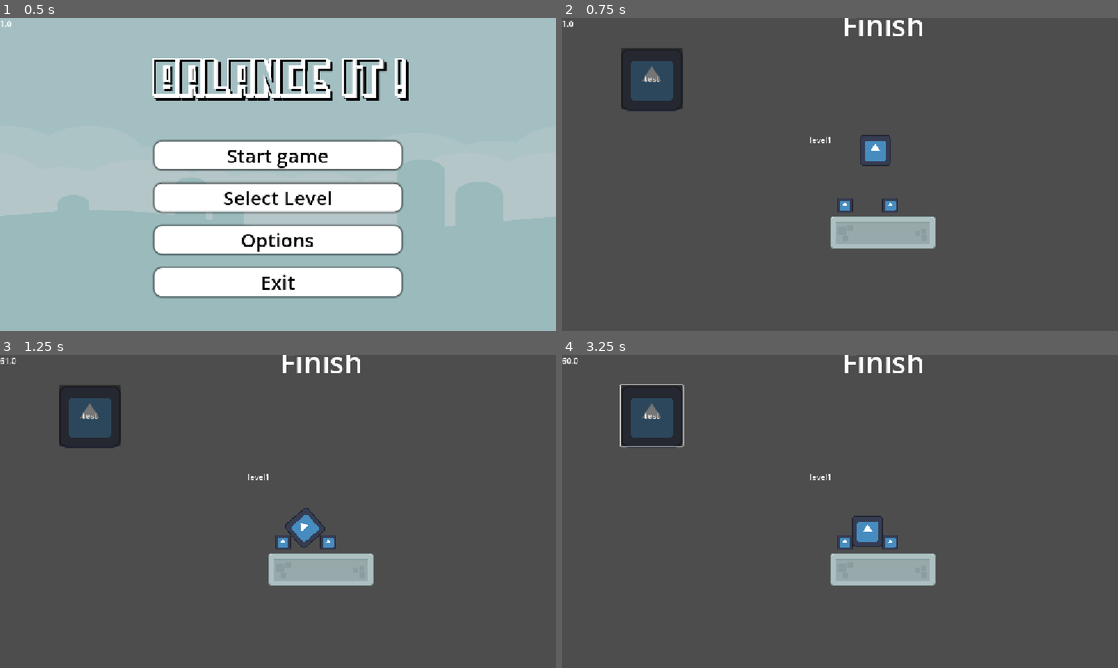
Above: before the commit, frames 1-4 (two rows, left to right).
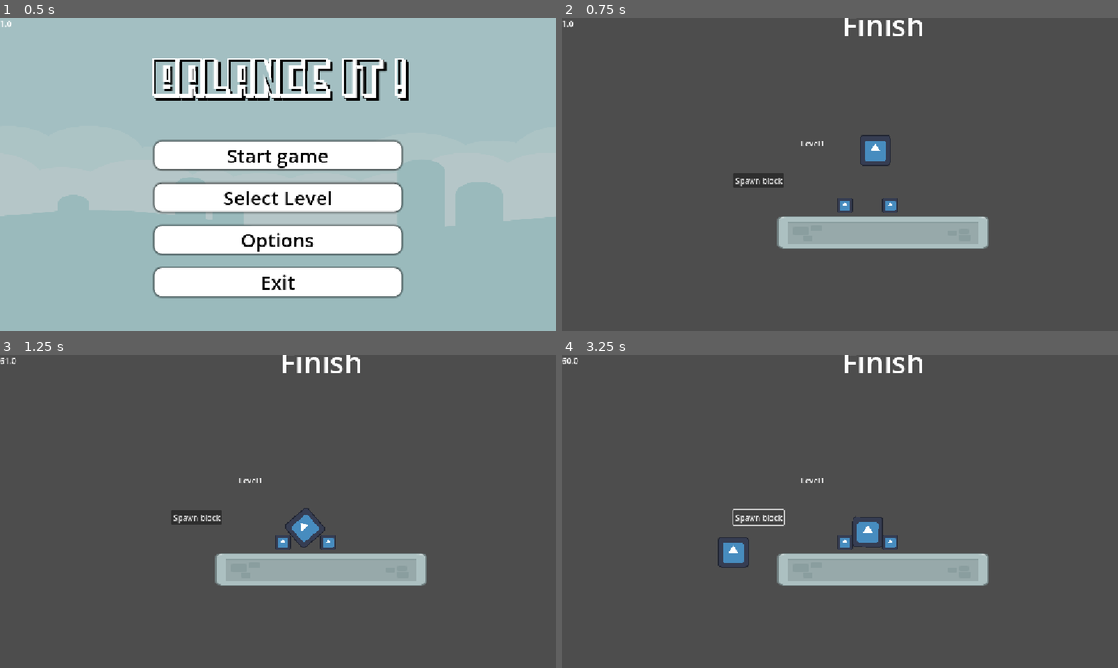
Above: after the commit, the same moments.

Repository: AmirLev426/Balance-It
Game: Godot game, scene res://scenes/main_menu.tscn
Same seed, same stepped clock (60 frames per second), same inputs: the game is played once before the commit and once after it. The engine's default icon, where the game draws it, is replaced by a stand-in: a white triangle on a blue panel in a dark square.
Inputs (mouse positions are in pixels of both pictures, inside the frame that each line leads up to; where the layout moved, square brackets give the same spot in the first picture):
- Up to frame 1 (0.5 s): no input
- Up to frame 2 (0.75 s): click "Start game" at 0.5 s
- Up to frame 3 (1.25 s): no input
- Up to frame 4 (3.25 s): click (867, 527) at 1.25 s; click (867, 530) [650, 414] at 2 s; click (756, 517) at 2.75 s, where only the run after the commit has a clickable "Spawn block"

Frame 1 is identical in both runs. In frame 2, 4.7% of the frame differs, in the area x 10-77%, y 9-74%; in frame 3, 4.7%; in frame 4, 5.0%.

Commit message:
Spawner
- Added a spawner

Diff:
--- a/project.godot
+++ b/project.godot
@@ -31,7 +31,7 @@
 
 [input]
 
-nb={
+mb={
 "deadzone": 0.2,
 "events": [Object(InputEventMouseButton,"resource_local_to_scene":false,"resource_name":"","device":-1,"window_id":0,"a …(253 unchanged characters)…
 ]
--- a/scenes/level_1.tscn
+++ b/scenes/level_1.tscn
@@ -1,14 +1,13 @@
-[gd_scene load_steps=10 format=3 uid="uid://6w47kqrsmhon"]
+[gd_scene load_steps=9 format=3 uid="uid://6w47kqrsmhon"]
 
 [ext_resource type="Script" uid="uid://cenxc21n1a3ro" path="res://scripts/level_1.gd" id="1_6sh32"]
 [ext_resource type="PackedScene" uid="uid://dssb1hu8qvte6" path="res://scenes/pause_menu.tscn" id="2_ejswk"]
 [ext_resource type="Texture2D" uid="uid://6w71fh3mc2ij" path="res://assets/kenney_physics-assets/PNG/Stone elements/elementStone013.png" id="3_bbk5w"]
 [ext_resource type="Texture2D" uid="uid://c1r02n1m56ead" path="res://assets/icon.svg" id="4_conm7"]
 [ext_resource type="PackedScene" uid="uid://bv4st2ckwqv5o" path="res://scenes/movable_block.tscn" id="5_d3jkd"]
-[ext_resource type="Script" uid="uid://bxmd3qlh8k58g" path="res://scripts/spawner.gd" id="6_u3awl"]
 
 [sub_resource type="RectangleShape2D" id="RectangleShape2D_fc0e3"]
-size = Vector2(220, 70)
+size = Vector2(439, 70)
 
 [sub_resource type="RectangleShape2D" id="RectangleShape2D_feb5d"]
 size = Vector2(32, 32)
@@ -31,11 +30,12 @@
 position = Vector2(0, 71)
 
 [node name="CollisionShape2D" type="CollisionShape2D" parent="Floor"]
-position = Vector2(0, 34)
+position = Vector2(-0.5, 34)
 shape = SubResource("RectangleShape2D_fc0e3")
 
 [node name="Sprite2D" type="Sprite2D" parent="Floor"]
 position = Vector2(0, 34)
+scale = Vector2(2, 1)
 texture = ExtResource("3_bbk5w")
 
 [node name="StaticBlock" type="StaticBody2D" parent="."]
@@ -63,30 +63,6 @@
 [node name="MovableBlock" parent="." instance=ExtResource("5_d3jkd")]
 position = Vector2(-16, -77)
 
-[node name="Spawner" type="Sprite2D" parent="."]
-position = Vector2(-479, -211)
-texture = ExtResource("4_conm7")
-script = ExtResource("6_u3awl")
-
-[node name="Button" type="Button" parent="Spawner"]
-anchors_preset = -1
-anchor_left = -0.5
-anchor_top = -0.515625
-anchor_right = 0.4375
-anchor_bottom = 0.4140625
-offset_right = 8.0
-offset_bottom = 8.0
-theme_override_colors/font_hover_color = Color(0, 0.9490196, 0.9490196, 1)
-text = "test"
-metadata/_edit_use_anchors_ = true
-
-[node name="Level1" type="Label" parent="."]
-offset_left = -152.0
-offset_top = -98.0
-offset_right = -106.0
-offset_bottom = -75.0
-text = "level1"
-
 [node name="Area2D" type="Area2D" parent="."]
 
 [node name="Finish" type="Label" parent="Area2D"]
@@ -105,5 +81,20 @@
 rotation = 3.1415927
 shape = SubResource("WorldBoundaryShape2D_6sh32")
 
-[connection signal="pressed" from="Spawner/Button" to="Spawner" method="_on_button_pressed"]
+[node name="spawner" type="Button" parent="."]
+offset_left = -310.0
+offset_top = -18.0
+offset_right = -205.0
+offset_bottom = 13.0
+text = "Spawn block"
+metadata/_edit_use_anchors_ = true
+
+[node name="Level1" type="Label" parent="."]
+offset_left = -171.0
+offset_top = -91.0
+offset_right = -121.0
+offset_bottom = -68.0
+text = "Level1"
+
 [connection signal="body_entered" from="Area2D" to="." method="_on_area_2d_body_entered"]
+[connection signal="pressed" from="spawner" to="." method="_on_spawner_pressed"]
--- a/scenes/level_2.tscn
+++ b/scenes/level_2.tscn
@@ -1,11 +1,10 @@
-[gd_scene load_steps=10 format=3 uid="uid://pmpahgb3yp6p"]
+[gd_scene load_steps=9 format=3 uid="uid://pmpahgb3yp6p"]
 
 [ext_resource type="Script" uid="uid://b0tag5v835prf" path="res://scripts/level_2.gd" id="1_eqxsl"]
 [ext_resource type="PackedScene" uid="uid://bv4st2ckwqv5o" path="res://scenes/movable_block.tscn" id="1_pbc48"]
 [ext_resource type="Texture2D" uid="uid://c1r02n1m56ead" path="res://assets/icon.svg" id="2_eqxsl"]
 [ext_resource type="PackedScene" uid="uid://dssb1hu8qvte6" path="res://scenes/pause_menu.tscn" id="2_y0kc7"]
 [ext_resource type="Texture2D" uid="uid://6w71fh3mc2ij" path="res://assets/kenney_physics-assets/PNG/Stone elements/elementStone013.png" id="3_b4j7a"]
-[ext_resource type="Script" uid="uid://bxmd3qlh8k58g" path="res://scripts/spawner.gd" id="6_ne2mo"]
 
 [sub_resource type="RectangleShape2D" id="RectangleShape2D_fc0e3"]
 size = Vector2(220, 70)
@@ -63,23 +62,6 @@
 [node name="MovableBlock" parent="." instance=ExtResource("1_pbc48")]
 position = Vector2(-16, -77)
 
-[node name="Spawner" type="Sprite2D" parent="."]
-position = Vector2(-479, -211)
-texture = ExtResource("2_eqxsl")
-script = ExtResource("6_ne2mo")
-
-[node name="Button" type="Button" parent="Spawner"]
-anchors_preset = -1
-anchor_left = -0.5
-anchor_top = -0.515625
-anchor_right = 0.4375
-anchor_bottom = 0.4140625
-offset_right = 8.0
-offset_bottom = 8.0
-theme_override_colors/font_hover_color = Color(0, 0.9490196, 0.9490196, 1)
-text = "test"
-metadata/_edit_use_anchors_ = true
-
 [node name="Level2" type="Label" parent="."]
 offset_left = -152.0
 offset_top = -98.0
@@ -105,5 +87,4 @@
 rotation = 3.1415927
 shape = SubResource("WorldBoundaryShape2D_6sh32")
 
-[connection signal="pressed" from="Spawner/Button" to="Spawner" method="_on_button_pressed"]
 [connection signal="body_entered" from="Area2D" to="." method="_on_area_2d_body_entered"]
--- a/scenes/level_3.tscn
+++ b/scenes/level_3.tscn
@@ -1,11 +1,10 @@
-[gd_scene load_steps=10 format=3 uid="uid://d3cpsqshvhjh4"]
+[gd_scene load_steps=9 format=3 uid="uid://d3cpsqshvhjh4"]
 
 [ext_resource type="Script" uid="uid://c6afbn78d6xwd" path="res://scripts/level_3.gd" id="1_p6vls"]
 [ext_resource type="PackedScene" uid="uid://bv4st2ckwqv5o" path="res://scenes/movable_block.tscn" id="1_uwxec"]
 [ext_resource type="Texture2D" uid="uid://c1r02n1m56ead" path="res://assets/icon.svg" id="2_1pn4d"]
 [ext_resource type="PackedScene" uid="uid://dssb1hu8qvte6" path="res://scenes/pause_menu.tscn" id="2_hhfj6"]
 [ext_resource type="Texture2D" uid="uid://6w71fh3mc2ij" path="res://assets/kenney_physics-assets/PNG/Stone elements/elementStone013.png" id="3_ah8om"]
-[ext_resource type="Script" uid="uid://bxmd3qlh8k58g" path="res://scripts/spawner.gd" id="6_wae8j"]
 
 [sub_resource type="RectangleShape2D" id="RectangleShape2D_fc0e3"]
 size = Vector2(220, 70)
@@ -63,23 +62,6 @@
 [node name="MovableBlock" parent="." instance=ExtResource("1_uwxec")]
 position = Vector2(-16, -77)
 
-[node name="Spawner" type="Sprite2D" parent="."]
-position = Vector2(-479, -211)
-texture = ExtResource("2_1pn4d")
-script = ExtResource("6_wae8j")
-
-[node name="Button" type="Button" parent="Spawner"]
-anchors_preset = -1
-anchor_left = -0.5
-anchor_top = -0.515625
-anchor_right = 0.4375
-anchor_bottom = 0.4140625
-offset_right = 8.0
-offset_bottom = 8.0
-theme_override_colors/font_hover_color = Color(0, 0.9490196, 0.9490196, 1)
-text = "test"
-metadata/_edit_use_anchors_ = true
-
 [node name="Level3" type="Label" parent="."]
 offset_left = -152.0
 offset_top = -98.0
@@ -105,5 +87,4 @@
 rotation = 3.1415927
 shape = SubResource("WorldBoundaryShape2D_6sh32")
 
-[connection signal="pressed" from="Spawner/Button" to="Spawner" method="_on_button_pressed"]
 [connection signal="body_entered" from="Area2D" to="." method="_on_area_2d_body_entered"]
--- /dev/null
+++ b/scenes/spawner.tscn
@@ -0,0 +1,15 @@
+[gd_scene load_steps=2 format=3 uid="uid://bntomwtheiacn"]
+
+[ext_resource type="Texture2D" uid="uid://c1r02n1m56ead" path="res://assets/icon.svg" id="1_2vbf6"]
+
+[node name="Spawner" type="Node2D"]
+
+[node name="Sprite2D" type="Sprite2D" parent="."]
+scale = Vector2(0.5, 0.5)
+texture = ExtResource("1_2vbf6")
+
+[node name="Button" type="Button" parent="."]
+offset_left = -32.0
+offset_top = -32.0
+offset_right = 32.0
+offset_bottom = 32.0
--- a/scripts/level_1.gd
+++ b/scripts/level_1.gd
@@ -1,4 +1,8 @@
 extends Node2D
+
+@onready var spawner: Button = $spawner
+
+var movable_block = preload("res://scenes/movable_block.tscn")
 
 func _on_area_2d_body_entered(_body: Node2D) -> void:
 	call_deferred("queue_free")
@@ -7,3 +11,11 @@
 
 func change_scene() -> void:
 	get_tree().change_scene_to_file("res://scenes/level_select.tscn")
+
+func _on_spawner_pressed() -> void:
+	inst(spawner.get_global_position())
+
+func inst(pos): #on button press
+	var instance = movable_block.instantiate()
+	instance.position = pos
+	add_child(instance)
--- a/scripts/spawner.gd
+++ b/scripts/spawner.gd
@@ -1,15 +1,4 @@
 extends Sprite2D
-
-
-# Called when the node enters the scene tree for the first time.
-func _ready() -> void:
-	pass # Replace with function body.
-
-
-# Called every frame. 'delta' is the elapsed time since the previous frame.
-func _process(_delta: float) -> void:
-	pass
-
 
 func _on_button_pressed() -> void:
 	pass # instantiate
